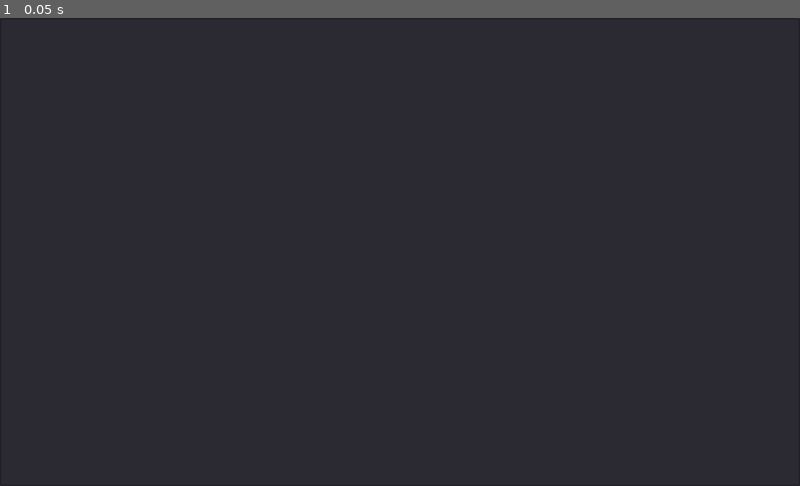
Above: before the commit, frame 1.
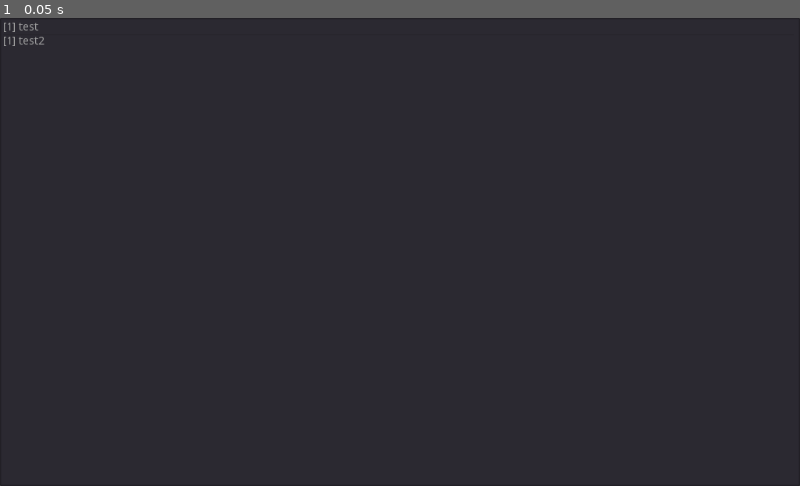
Above: after the commit, the same moment.

Repository: azertui/Altera_Hub
Game: Godot game, scene res://root.tscn
Same seed, same stepped clock (60 frames per second), same inputs: the game is played once before the commit and once after it.
Inputs:
- Up to frame 1 (0.05 s): no input

The runs differ from the first frame. In frame 1, less than 0.1% of the frame differs, in the area x 0-6%, y 0-6%.

Commit message:
hub server now responds properly to list requests

Diff:
--- a/root.gd
+++ b/root.gd
@@ -3,11 +3,14 @@
 var server_ttl = {}
 var list:PoolByteArray
 var socketUDP = PacketPeerUDP.new()
-const PORT_SERVER=6745
+const PORT_HUB=6745
+const PORT_CLIENT=6744
 onready var itemlist = get_node("ItemList")
 # Called when the node enters the scene tree for the first time.
 func _ready() -> void:
 	start_server()
+	add_server("255.255.255.255","test",1)
+	add_server("192.168.1.1","test2",1)
 
 func add_server(ip:String,name:String,num)->bool:
 	if server_list.has(name):
@@ -15,11 +18,13 @@
 	server_list[name]=[ip,num]
 	server_ttl[name]=true
 	append_list(name,[ip,num])
+	itemListUpdate()
 	return true
 
 func remove_server(name:String)->void:
 	server_list.erase(name)
 	server_ttl.erase(name)
+	itemListUpdate()
 	build_list()
 
 func modify_num(ip:String,name:String,num)->void:
@@ -32,6 +37,7 @@
 
 
 func _on_Timer_timeout() -> void:
+	print("timeout")
 	for server in server_list.keys():
 		request_update(server_list[server][0])
 		if server_ttl[server]==false:
@@ -41,16 +47,16 @@
 		itemListUpdate()
 
 func request_update(ip:String)->void:
-	socketUDP.set_dest_address(ip, PORT_SERVER)
+	socketUDP.set_dest_address(ip, PORT_CLIENT)
 	var pac = PoolByteArray()
 	pac.append(2)
 	socketUDP.put_packet(pac)
 
 func start_server():
-	if (socketUDP.listen(PORT_SERVER) != OK):
-		printt("Error listening on port: " + str(PORT_SERVER))
+	if (socketUDP.listen(PORT_HUB) != OK):
+		printt("Error listening on port: " + str(PORT_HUB))
 	else:
-		printt("Listening on port: " + str(PORT_SERVER))
+		printt("Listening on port: " + str(PORT_HUB))
 
 func _exit_tree():
 	socketUDP.close()
@@ -69,8 +75,13 @@
 				remove_server(socketUDP.get_packet_ip())
 			3: #ask list
 				var ip = socketUDP.get_packet_ip()
-				socketUDP.set_dest_address(ip, PORT_SERVER)
-				socketUDP.put_packet(list)
+				socketUDP.set_dest_address(ip, PORT_CLIENT)
+				print("sending list to "+ip+" "+str(PORT_CLIENT))
+				var paquet = PoolByteArray()
+				paquet.append(1)
+				paquet.append_array(list)
+				paquet.append(70)
+				socketUDP.put_packet(paquet)
 
 
 func build_list()->void:
@@ -90,4 +101,4 @@
 func itemListUpdate()->void:
 	itemlist.clear()
 	for server in server_list.keys():
-		itemlist.add_item("["+str(server_list[server][1]+"] "+server),null,false)
+		itemlist.add_item("["+str(server_list[server][1])+"] "+server,null,false)
Not shown, added: export_presets.cfg
Not shown, added: build/Altera_Hub.exe
